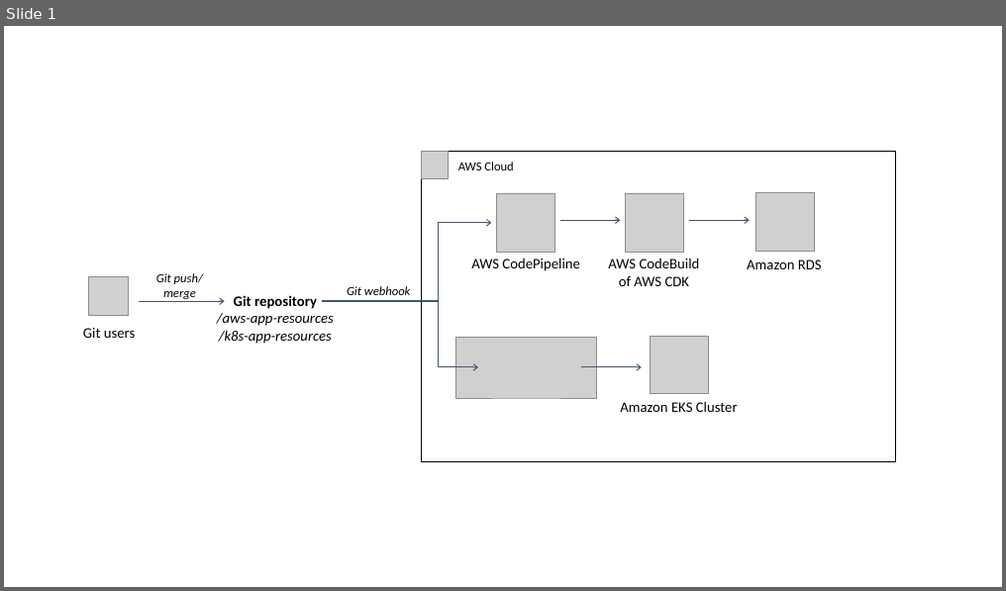
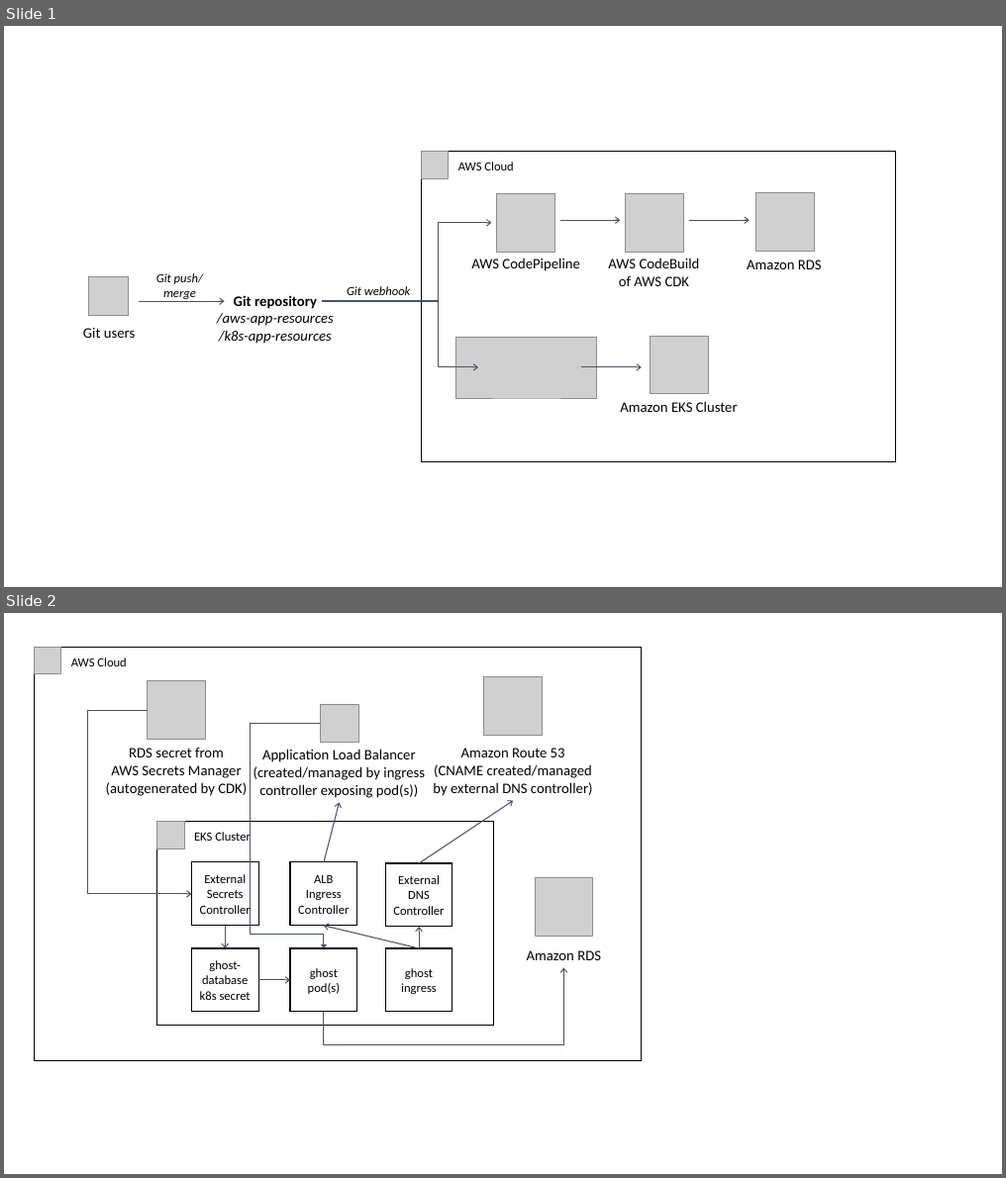
Before and after one commit to jasonumiker/k8s-plus-aws-gitops, a slide deck: architecture-diagram.pptx. Shown one above the other, each under a label of ours: slide 1 before the commit, slides 1 and 2 after it. The pictures are 1006x591 and 1006x1178 pixels, drawn with LibreOffice and Linux fonts; fonts in the diff are those of the drawing; grey boxes stand for pictures. Boxes give left, top, right and bottom in pixels: in the first picture for what was removed or moved away, otherwise in the second. Text is boxed around its words. In the diff, an @@ line names an element or a change of style, - is before the commit and + after.

```diff
--- a/architecture-diagram.pptx
+++ b/architecture-diagram.pptx
@@ slide 2 added at [4,613,1002,1174], background #FFFFFF @@
@@ rectangle added at [34,647,642,1061], outline #000000 1 pt, 12 pt, text #000000 @@
+AWS Cloud
@@ picture added at [34,647,60,673] @@
@@ picture added at [147,681,205,740] @@
@@ picture added at [484,676,543,735] @@
@@ elbow arrow added from (147, 710) to (192, 894), #44546A 1 pt @@
@@ elbow arrow added from (320, 723) to (324, 949), #44546A 1 pt @@
@@ picture added at [320,704,358,743] @@
@@ text added at [106,748,247,796], 14 pt, text #000000 @@
+RDS secret from
+AWS Secrets Manager
+(autogenerated by CDK)
@@ text added at [253,749,425,798], 14 pt, text #000000 @@
+Application Load Balancer
+(created/managed by ingress controller exposing pod(s))
@@ text added at [433,748,593,796], 14 pt, text #000000 @@
+Amazon Route 53
+(CNAME created/managed by external DNS controller)
@@ arrow added from (324, 862) to (340, 802), #44546A 1 pt @@
@@ arrow added from (419, 863) to (513, 801), #44546A 1 pt @@
@@ rectangle added at [156,822,494,1026], outline #000000 1 pt, 12 pt, text #000000 @@
+EKS Cluster
@@ picture added at [156,821,185,850] @@
@@ rectangle added at [192,862,259,925], fill #FFFFFF, outline #000000 1 pt, 12 pt, text #000000 @@
+External Secrets Controller
@@ rectangle added at [290,862,357,925], fill #FFFFFF, outline #000000 1 pt, 12 pt, text #000000 @@
+ALB Ingress Controller
@@ rectangle added at [385,863,452,927], fill #FFFFFF, outline #000000 1 pt, 12 pt, text #000000 @@
+External DNS Controller
@@ picture added at [535,878,593,937] @@
@@ arrow added from (225, 926) to (225, 949), #44546A 1 pt @@
@@ arrow added from (419, 949) to (324, 926), #44546A 1 pt @@
@@ arrow added from (419, 949) to (419, 927), #44546A 1 pt @@
@@ rectangle added at [192,949,259,1011], fill #FFFFFF, outline #000000 1 pt, 12 pt, text #000000 @@
+ghost-database k8s secret
@@ rectangle added at [290,949,357,1011], fill #FFFFFF, outline #000000 1 pt, 12 pt, text #000000 @@
+ghost pod(s)
@@ elbow arrow added from (324, 1012) to (564, 967), #44546A 1 pt @@
@@ rectangle added at [385,949,452,1011], fill #FFFFFF, outline #000000 1 pt, 12 pt, text #000000 @@
+ghost ingress
@@ text added at [527,951,601,960], 14 pt, text #000000 @@
+Amazon RDS
@@ arrow added from (258, 980) to (290, 980), #44546A 1 pt @@
```
Also in this commit, not shown: 2 other files.
